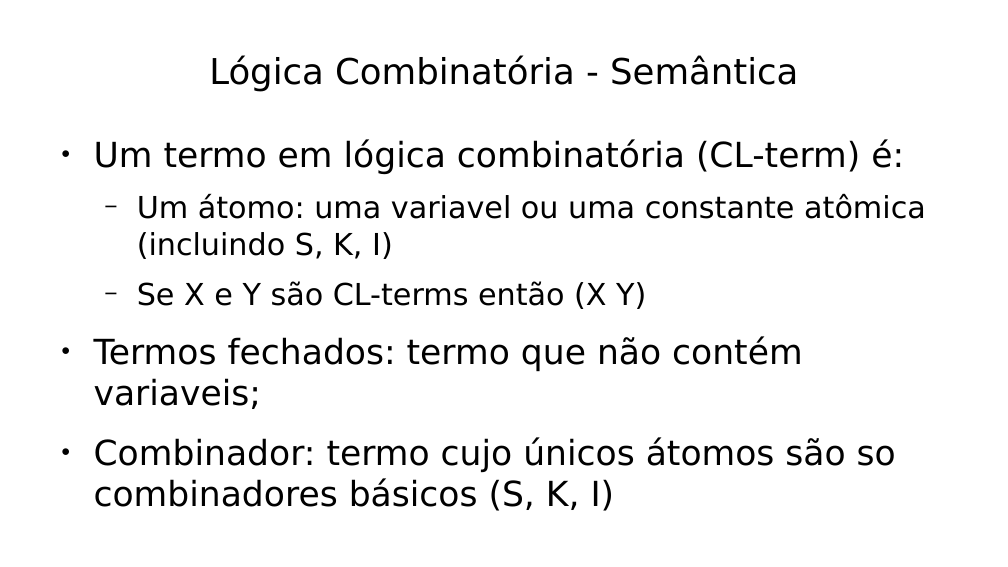
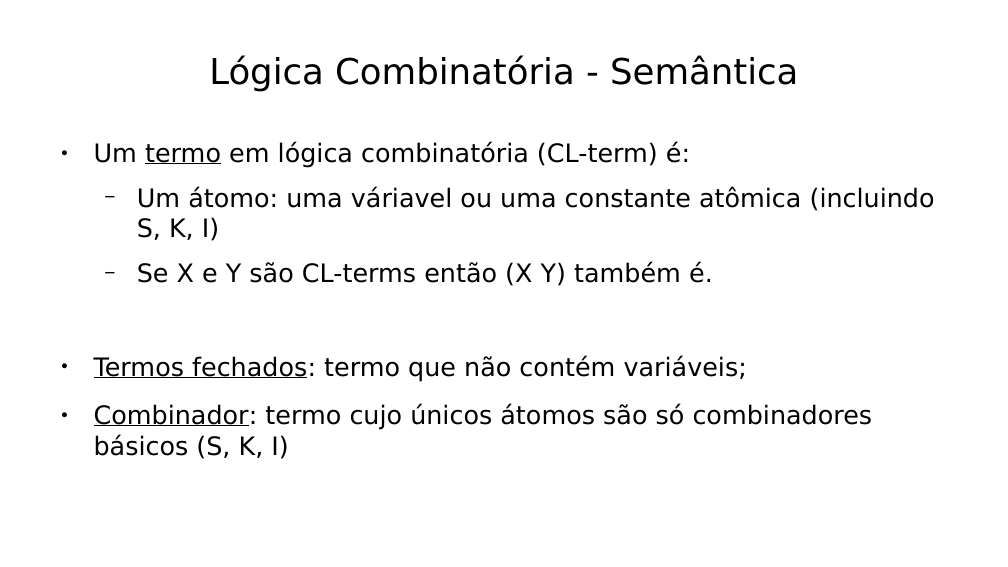
Before and after one commit to hlah/teoria_da_computacao, a slide deck: slide 4 of pesquisa/slides.odp. Drawn at 1008x567 pixels with LibreOffice and Linux fonts; fonts in the diff are those of the drawing. Boxes give left, top, right and bottom in pixels: in the first picture for what was removed or moved away, otherwise in the second. Text is boxed around its words. In the diff, an @@ line names an element or a change of style, - is before the commit and + after.

```diff
--- a/pesquisa/slides.odp
+++ b/pesquisa/slides.odp
@@ text at <box>94,142,690,168</box>: size 27.2 to 20 pt in "Um termo em lógica combinatória (CL-term) é:"; underline on in "termo" @@
@@ text at <box>94,187,935,459</box>: text changed; size 27.2 to 20 pt @@
-  − Um átomo: uma variavel ou uma constante atômica (incluindo S, K, I)
-  − Se X e Y são CL-terms então (X Y)
-● Termos fechados: termo que não contém variaveis;
-● Combinador: termo cujo únicos átomos são so combinadores básicos (S, K, I)
+  − Um átomo: uma váriavel ou uma constante atômica (incluindo S, K, I)
+  − Se X e Y são CL-terms então (X Y) também é.
+● Termos fechados: termo que não contém variáveis;
+● Combinador: termo cujo únicos átomos são só combinadores básicos (S, K, I)
```
Also in this commit, not shown: 11 other slides changed, 4 slides added, 1 slide removed.
